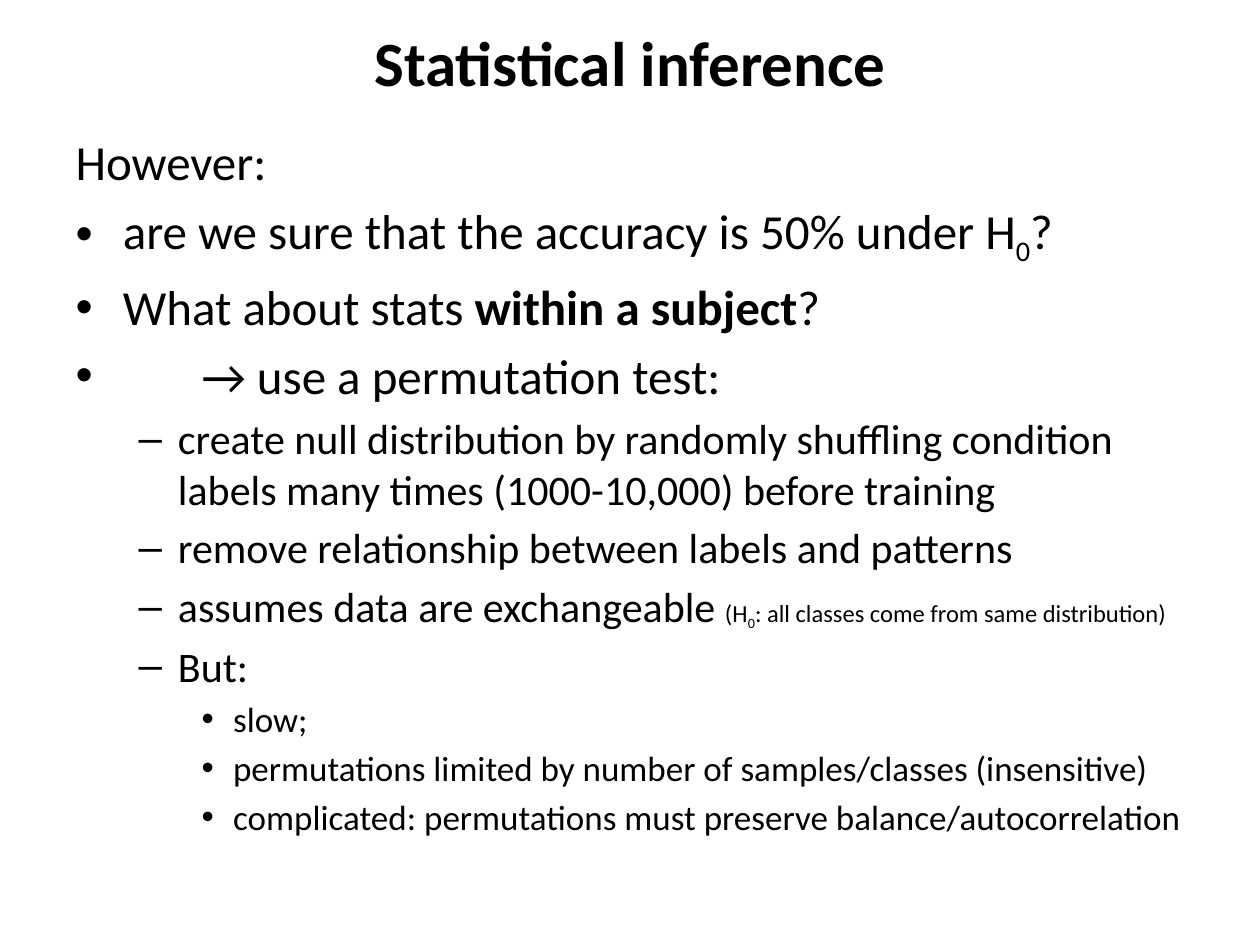
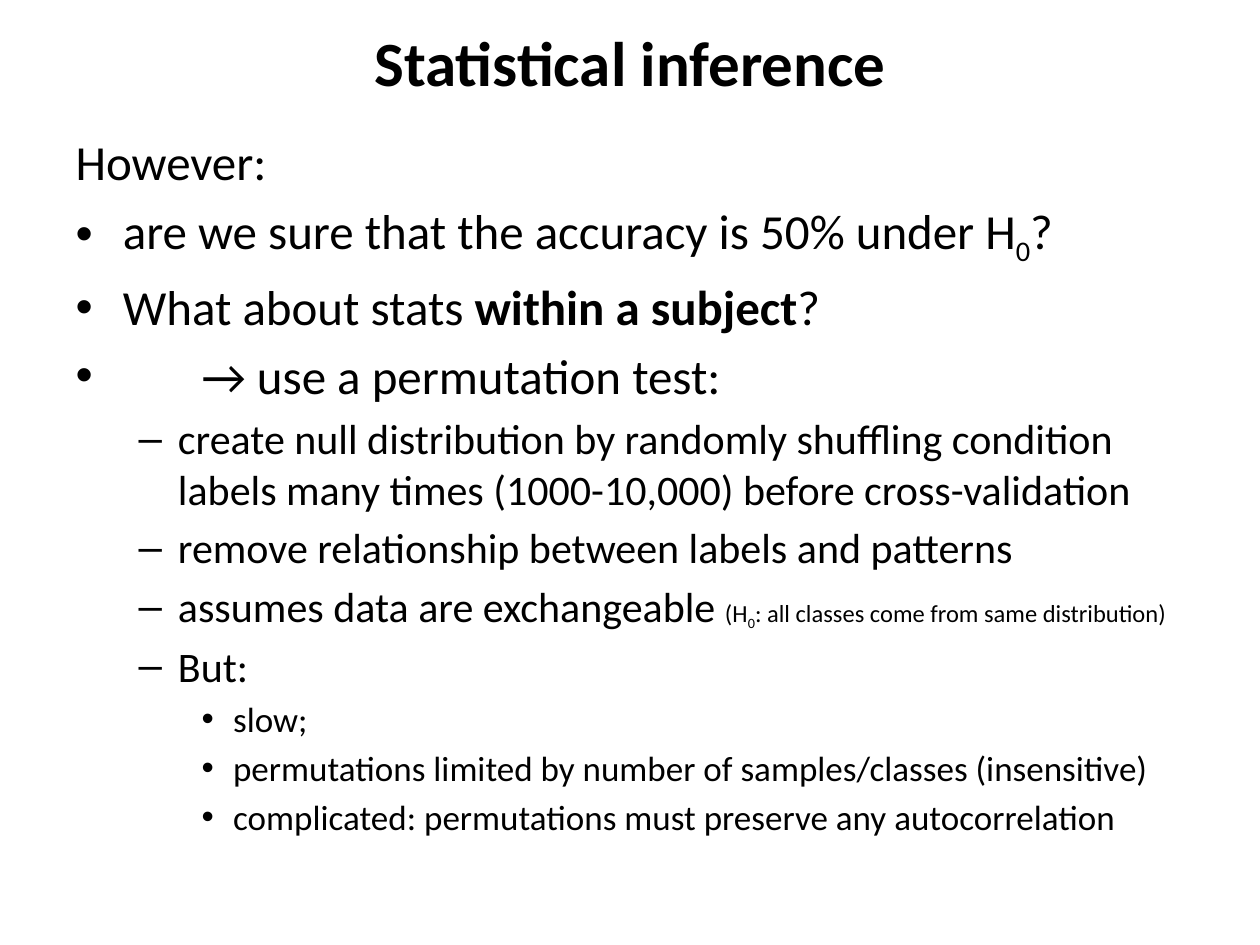
Before and after one commit to MRC-CBU/COGNESTIC, a slide deck: slide 59 of 09_MVPA_MRI/COGNESTIC26_MVPA_djm_part1.pptx. Drawn at 1260x945 pixels with LibreOffice and Linux fonts; fonts in the diff are those of the drawing. Boxes give left, top, right and bottom in pixels: in the first picture for what was removed or moved away, otherwise in the second. Text is boxed around its words. In the diff, an @@ line names an element or a change of style, - is before the commit and + after.

```diff
--- a/09_MVPA_MRI/COGNESTIC26_MVPA_djm_part1.pptx
+++ b/09_MVPA_MRI/COGNESTIC26_MVPA_djm_part1.pptx
@@ text at (x1=178, y1=424, x2=1130, y2=512): text changed @@
-  – create null distribution by randomly shuffling condition labels many times (1000-10,000) before training
+  – create null distribution by randomly shuffling condition labels many times (1000-10,000) before cross-validation
@@ text at (x1=233, y1=805, x2=1114, y2=836): text changed @@
-    • complicated: permutations must preserve balance/autocorrelation
+    • complicated: permutations must preserve any autocorrelation
```
Also in this commit, not shown: 6 other slides changed.
